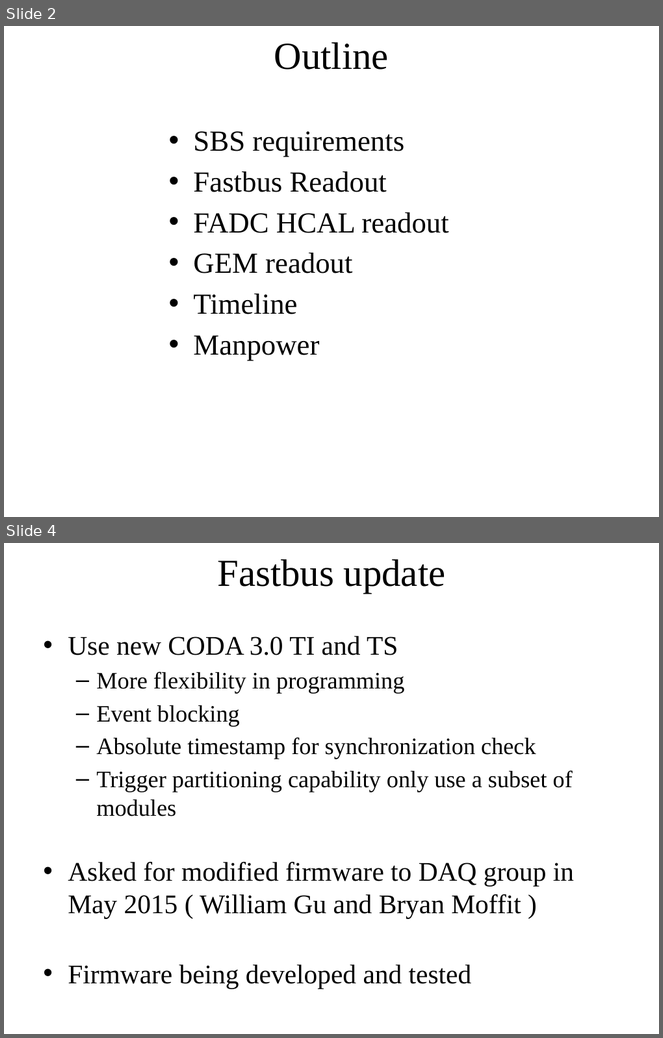
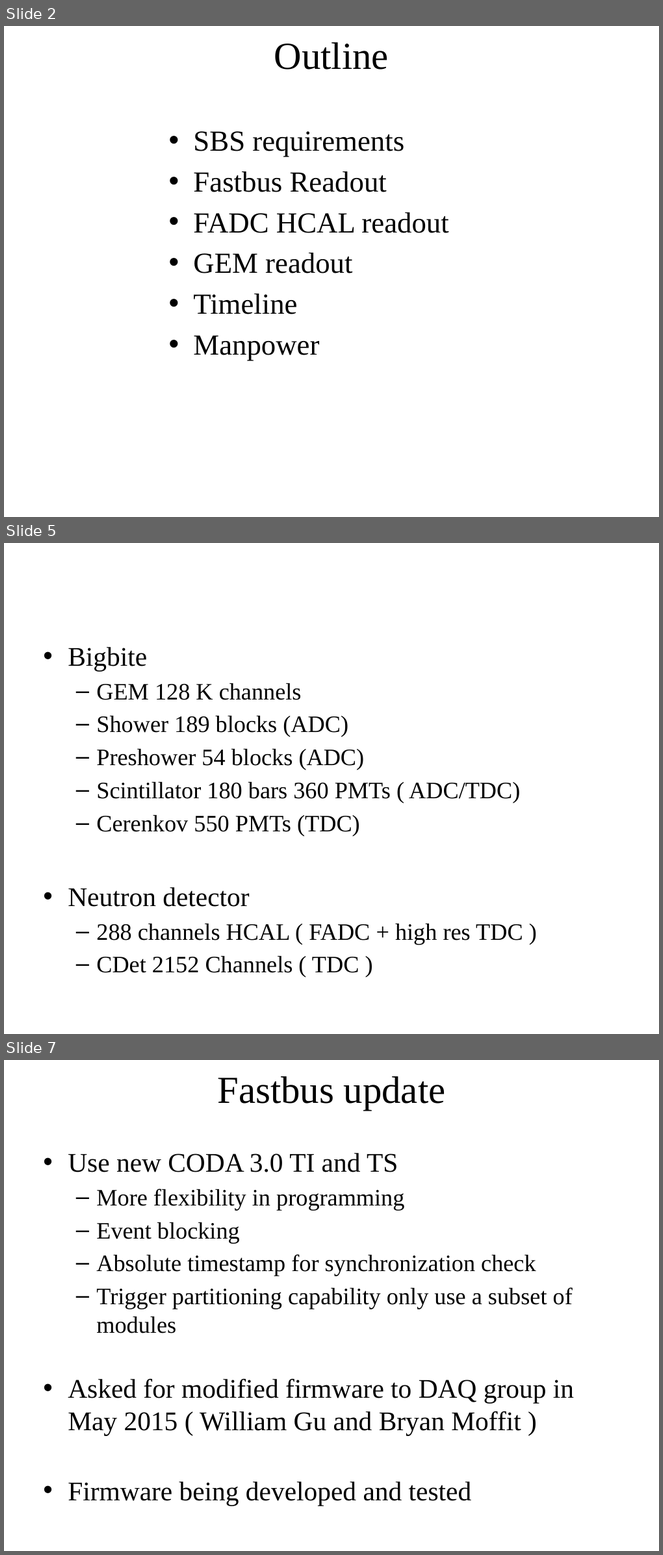
Before and after one commit to bmoffit/sbsdaq, a slide deck: 2015_DOE_Review/SuperBigBite DAQ update.pptx. Shown one above the other, each under a label of ours: slides 2 and 4 before the commit, slides 2, 5 and 7 after it; the slides between them are not shown. The pictures are 663x1038 and 663x1555 pixels, drawn with LibreOffice and Linux fonts; fonts in the diff are those of the drawing; grey boxes stand for pictures; background and template pictures are left out. Boxes give left, top, right and bottom in pixels: in the first picture for what was removed or moved away, otherwise in the second. Text is boxed around its words. In the diff, an @@ line names an element or a change of style, - is before the commit and + after.

```diff
--- a/2015_DOE_Review/SuperBigBite DAQ update.pptx
+++ b/2015_DOE_Review/SuperBigBite DAQ update.pptx
@@ slide 5 added at <box>4,543,659,1034</box>, background picture (left out) @@
@@ text added at <box>68,647,523,973</box>, 25.9 pt, text #000000 @@
+• Bigbite
+  – GEM 128 K channels
+  – Shower 189 blocks (ADC)
+  – Preshower 54 blocks (ADC)
+  – Scintillator 180 bars 360 PMTs ( ADC/TDC)
+  – Cerenkov 550 PMTs (TDC)
+• Neutron detector
+  – 288 channels HCAL ( FADC + high res TDC )
+  – CDet 2152 Channels ( TDC )
@@ what was slide 4 is now slide 7 @@
```
Also in this commit, not shown: 2 slides changed, 2 other slides added.
